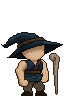
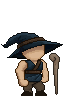
Layers edited between the first and the second 64 x 96 image:
painted on "Front upper leg" over [24, 84, 32, 90]
painted on "Front lower leg" over [24, 87, 32, 93]
painted on "Back upper leg" over [33, 80, 44, 89]
painted on "Back lower leg" over [36, 86, 44, 91]
painted on "Layer 1" over [49, 53, 60, 95]
painted on "Back lower arm" over [42, 69, 48, 78]
painted on "Back hand" over [40, 76, 48, 82]
painted on "Back upper arm" over [41, 60, 47, 73]
